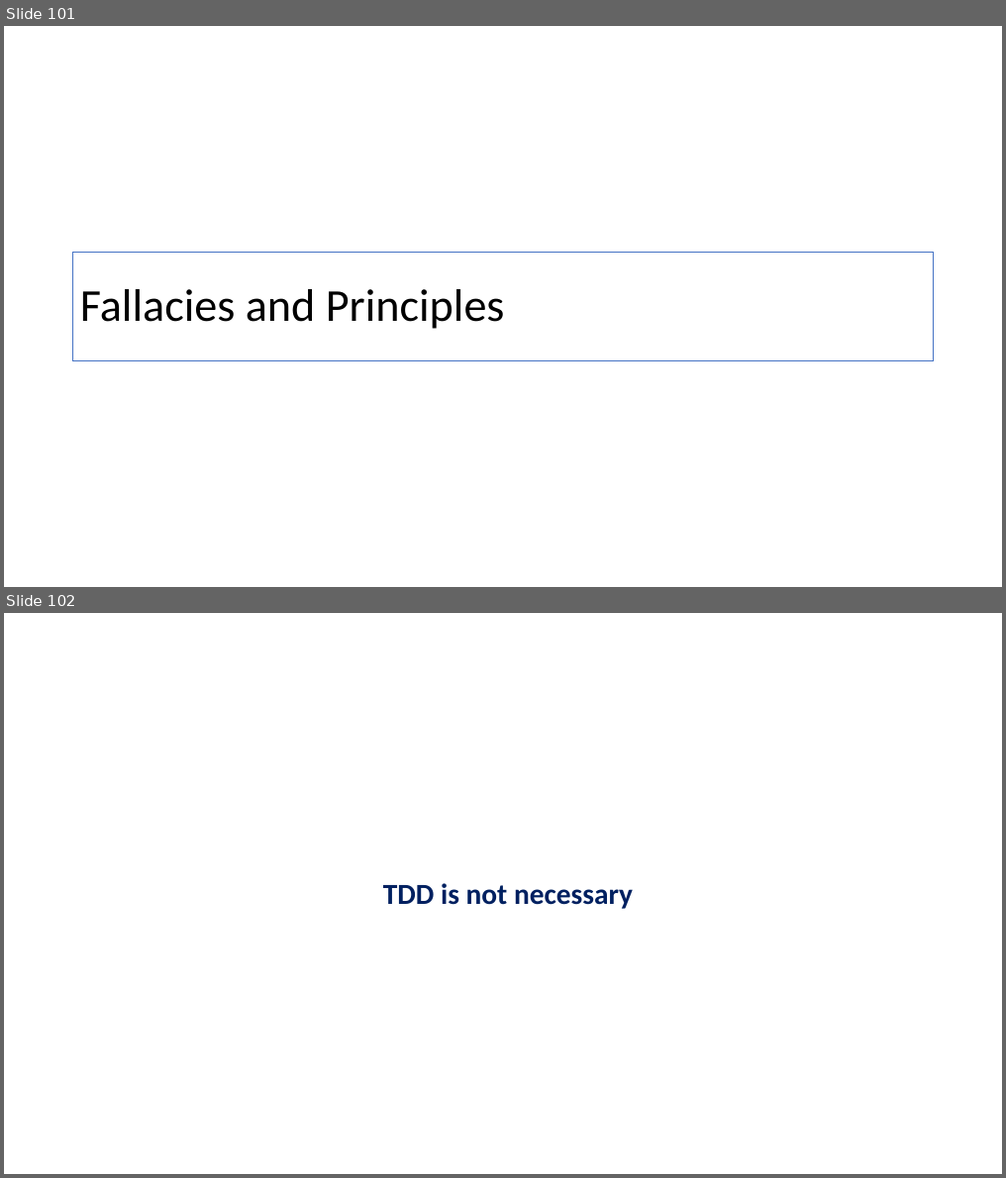
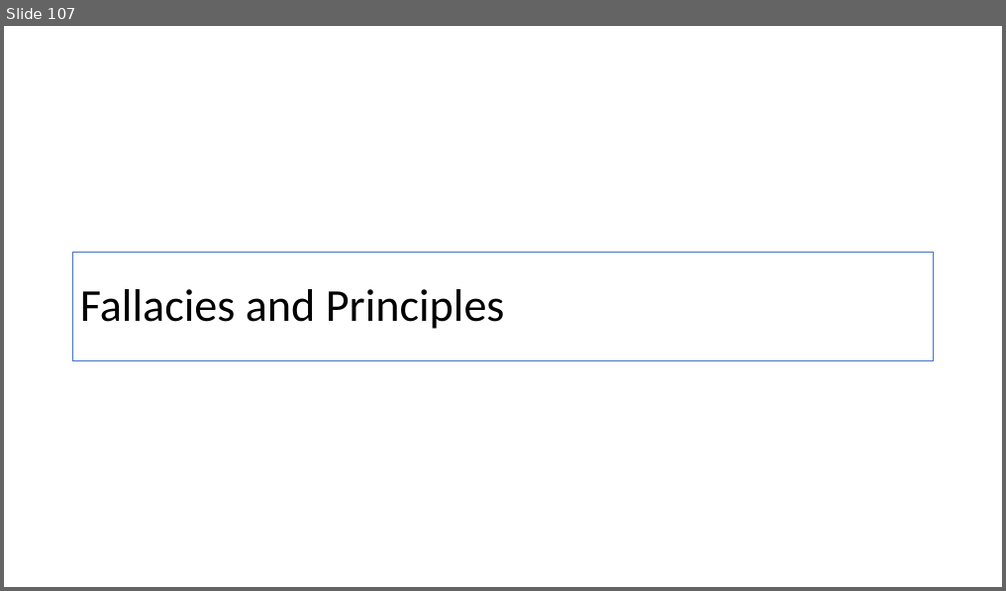
Before and after one commit to iancooper/Presentations, a slide deck: TDD Rediscovered.pptx. Shown one above the other, each under a label of ours: slides 101 and 102 before the commit, slide 107 after it. The pictures are 1006x1178 and 1006x591 pixels, drawn with LibreOffice and Linux fonts; fonts in the diff are those of the drawing. Boxes give left, top, right and bottom in pixels: in the first picture for what was removed or moved away, otherwise in the second. Text is boxed around its words. In the diff, an @@ line names an element or a change of style, - is before the commit and + after.

```diff
--- a/TDD Rediscovered.pptx
+++ b/TDD Rediscovered.pptx
@@ slide 102 removed at [4,613,1002,1174], background #FFFFFF @@
@@ text removed at [383,883,633,909] @@
-TDD is not necessary
@@ what was slide 101 is now slide 107 @@
```
Also in this commit, not shown: 2 slides changed, 8 slides added, 5 other slides removed.
